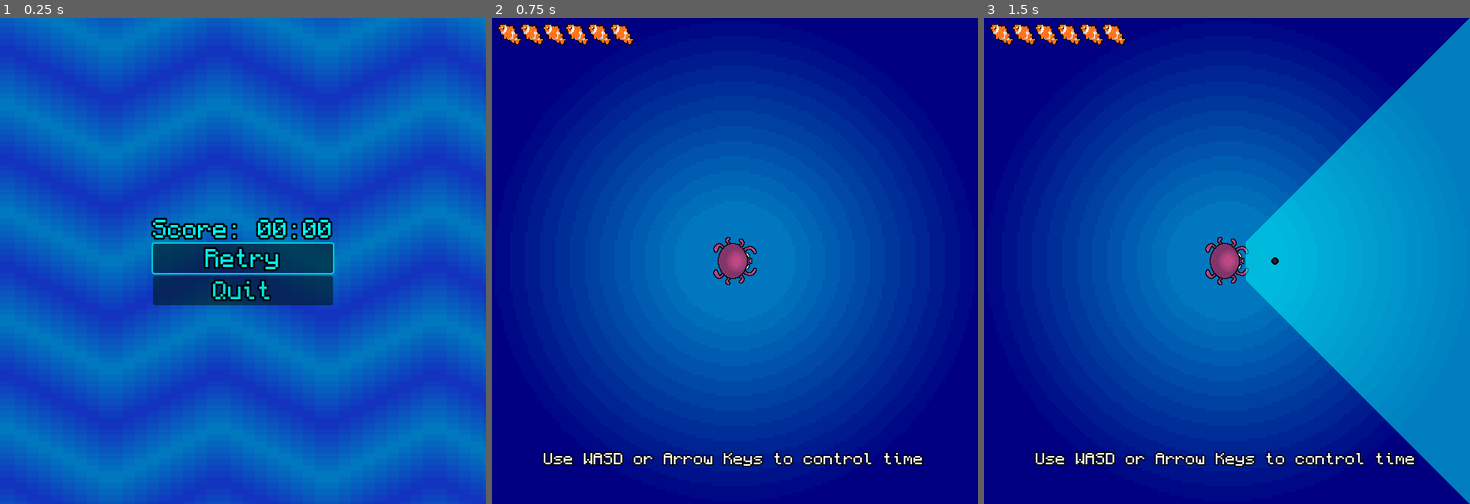
Above: before the commit, frames 1-3 (left to right).
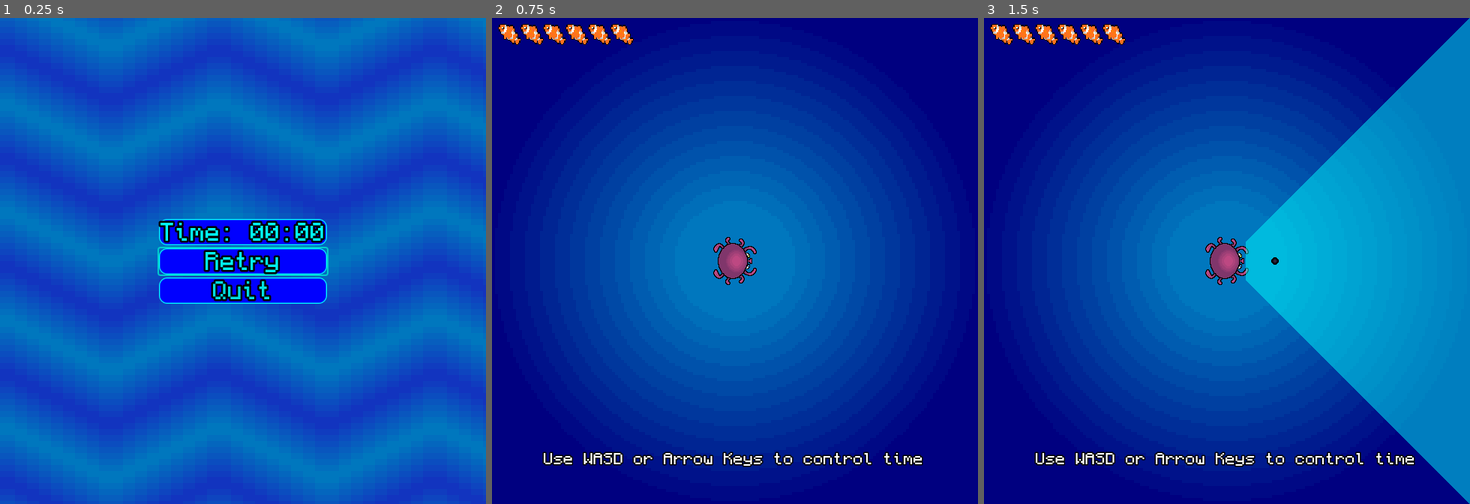
Above: after the commit, the same moments.

Repository: jonael-garcia26/OctoPause
Game: Godot game, scene res://Scenes/GameOver.tscn
The game is run twice, just before and just after one commit, with the same random seed, the same clock (stepped at 60 frames per second) and the same inputs. This scene is started directly instead of the project's main scene.
Inputs:
- Up to frame 1 (0.25 s): no input
- Up to frame 2 (0.75 s): click "Retry" at 0.5 s
- Up to frame 3 (1.5 s): tap Enter at 1.25 s; hold D (right) from 1.28 s (still down)

The runs differ from the first frame. In frame 1, 5.9% of the frame differs, in the area x 31-69%, y 41-60%; in frame 2, nothing differs; in frame 3, nothing differs.

Commit message:
Last touches

Diff:
--- /dev/null
+++ b/Assets/Fonts/Style.tres
@@ -0,0 +1,14 @@
+[gd_resource type="StyleBoxFlat" format=3 uid="uid://bsf2b3vmja674"]
+
+[resource]
+bg_color = Color(0.392157, 0, 1, 1)
+border_width_left = 2
+border_width_top = 2
+border_width_right = 2
+border_width_bottom = 2
+border_color = Color(0, 1, 1, 1)
+border_blend = true
+corner_radius_top_left = 10
+corner_radius_top_right = 10
+corner_radius_bottom_right = 10
+corner_radius_bottom_left = 10
--- a/Scenes/GameOver.tscn
+++ b/Scenes/GameOver.tscn
@@ -1,9 +1,10 @@
-[gd_scene load_steps=8 format=3 uid="uid://b3mhql1b038dc"]
+[gd_scene load_steps=9 format=3 uid="uid://b3mhql1b038dc"]
 
 [ext_resource type="Shader" path="res://Assets/Shaders/bgScroll.gdshader" id="1_07bwd"]
 [ext_resource type="Script" path="res://Scripts/game_over.gd" id="1_r5qaw"]
 [ext_resource type="Texture2D" uid="uid://dt2sklf6eyu73" path="res://Assets/Sprites/Start.png" id="2_xb5vq"]
 [ext_resource type="FontFile" uid="uid://b641ed2clbrdw" path="res://Assets/Fonts/Monocraft.ttf" id="4_xynan"]
+[ext_resource type="StyleBox" uid="uid://bsf2b3vmja674" path="res://Assets/Fonts/Style.tres" id="5_ya8st"]
 
 [sub_resource type="ShaderMaterial" id="ShaderMaterial_h6wif"]
 shader = ExtResource("1_07bwd")
@@ -63,6 +64,7 @@
 theme_override_constants/outline_size = 10
 theme_override_fonts/font = ExtResource("4_xynan")
 theme_override_font_sizes/font_size = 30
+theme_override_styles/normal = ExtResource("5_ya8st")
 text = "S"
 horizontal_alignment = 1
 vertical_alignment = 1
@@ -75,6 +77,7 @@
 theme_override_constants/outline_size = 10
 theme_override_fonts/font = ExtResource("4_xynan")
 theme_override_font_sizes/font_size = 30
+theme_override_styles/normal = ExtResource("5_ya8st")
 text = "Retry"
 script = SubResource("GDScript_jkrfo")
 
@@ -86,6 +89,7 @@
 theme_override_constants/outline_size = 10
 theme_override_fonts/font = ExtResource("4_xynan")
 theme_override_font_sizes/font_size = 30
+theme_override_styles/normal = ExtResource("5_ya8st")
 text = "Quit"
 script = SubResource("GDScript_1wvsp")
 
--- a/Scenes/main.tscn
+++ b/Scenes/main.tscn
@@ -1,10 +1,10 @@
 [gd_scene load_steps=15 format=3 uid="uid://c651xkkwuymva"]
 
 [ext_resource type="Script" path="res://Scripts/main.gd" id="1_1t8ug"]
-[ext_resource type="PackedScene" uid="uid://ca20qyc1r7ovv" path="res://Scenes/Puffy.tscn" id="2_qteu8"]
+[ext_resource type="PackedScene" uid="uid://ca20qyc1r7ovv" path="res://Scenes/puffy.tscn" id="2_qteu8"]
 [ext_resource type="PackedScene" uid="uid://d2wsb3or2oqp2" path="res://Scenes/Swordy.tscn" id="3_i4u0a"]
 [ext_resource type="Texture2D" uid="uid://db1rv5jahoabt" path="res://Assets/Sprites/Background.png" id="3_j76o2"]
-[ext_resource type="PackedScene" uid="uid://c2awl4pj3dnt6" path="res://Scenes/Player.tscn" id="4_46g1p"]
+[ext_resource type="PackedScene" uid="uid://c2awl4pj3dnt6" path="res://Scenes/player.tscn" id="4_46g1p"]
 [ext_resource type="PackedScene" uid="uid://ce3fuy55bbe0l" path="res://Scenes/Killy.tscn" id="4_m0alt"]
 [ext_resource type="FontFile" uid="uid://b641ed2clbrdw" path="res://Assets/Fonts/Monocraft.ttf" id="6_c7yav"]
 [ext_resource type="PackedScene" uid="uid://666pj4t2irbx" path="res://Scenes/time_stop.tscn" id="7_3g04u"]
--- a/Scenes/menu.tscn
+++ b/Scenes/menu.tscn
@@ -1,8 +1,9 @@
-[gd_scene load_steps=7 format=3 uid="uid://ng2v52wteqgw"]
+[gd_scene load_steps=8 format=3 uid="uid://ng2v52wteqgw"]
 
 [ext_resource type="Shader" path="res://Assets/Shaders/bgScroll.gdshader" id="1_3opii"]
 [ext_resource type="Texture2D" uid="uid://dt2sklf6eyu73" path="res://Assets/Sprites/Start.png" id="2_eoidh"]
 [ext_resource type="FontFile" uid="uid://b641ed2clbrdw" path="res://Assets/Fonts/Monocraft.ttf" id="3_if7dh"]
+[ext_resource type="StyleBox" uid="uid://bsf2b3vmja674" path="res://Assets/Fonts/Style.tres" id="4_x2an7"]
 
 [sub_resource type="ShaderMaterial" id="ShaderMaterial_h6wif"]
 shader = ExtResource("1_3opii")
@@ -61,6 +62,7 @@
 theme_override_constants/outline_size = 10
 theme_override_fonts/font = ExtResource("3_if7dh")
 theme_override_font_sizes/font_size = 30
+theme_override_styles/normal = ExtResource("4_x2an7")
 text = "Start"
 script = SubResource("GDScript_jkrfo")
 
@@ -72,6 +74,7 @@
 theme_override_constants/outline_size = 10
 theme_override_fonts/font = ExtResource("3_if7dh")
 theme_override_font_sizes/font_size = 30
+theme_override_styles/normal = ExtResource("4_x2an7")
 text = "Quit"
 script = SubResource("GDScript_1wvsp")
 
@@ -90,6 +93,7 @@
 theme_override_constants/outline_size = 18
 theme_override_fonts/font = ExtResource("3_if7dh")
 theme_override_font_sizes/font_size = 60
+theme_override_styles/normal = ExtResource("4_x2an7")
 text = "OctoPause"
 
 [connection signal="pressed" from="VBoxContainer/Start" to="VBoxContainer/Start" method="_on_pressed"]
--- a/Scripts/game_over.gd
+++ b/Scripts/game_over.gd
@@ -11,4 +11,4 @@
 
 # Called every frame. 'delta' is the elapsed time since the previous frame.
 func _process(delta: float) -> void:
-	labelScore.text = "Score: " + '%02d:%02d' % [m,s]
+	labelScore.text = "Time: " + '%02d:%02d' % [m,s]
